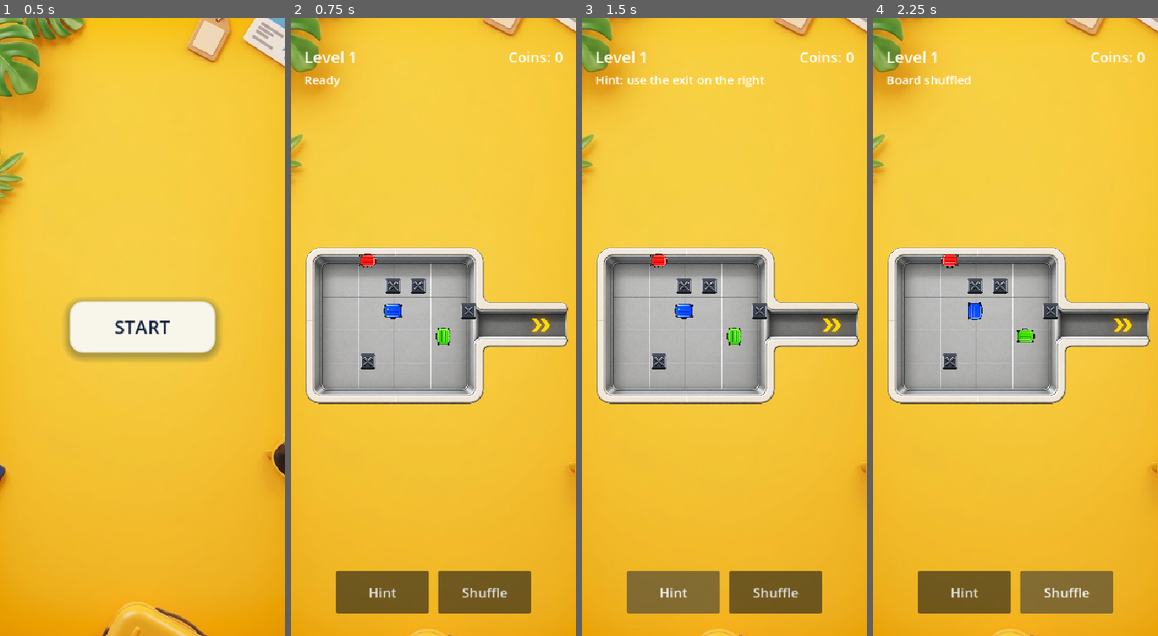
Above: before the commit, frames 1-4 (left to right).
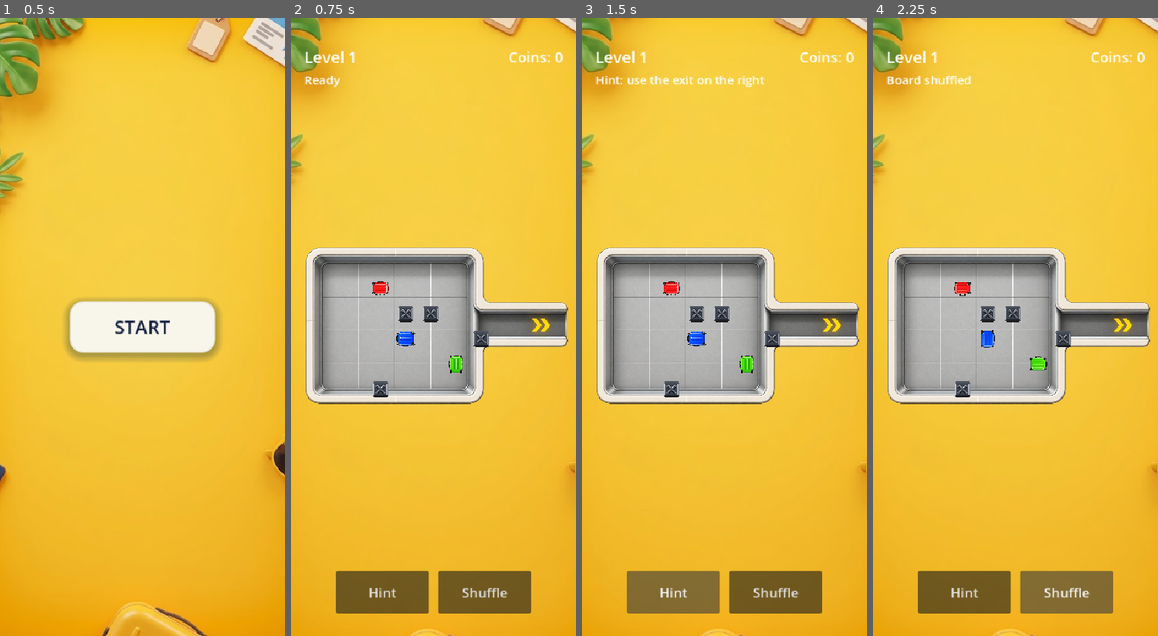
Above: after the commit, the same moments.

Repository: monetbee/luggage-jam
Game: Godot game, scene res://scenes/main_menu.tscn
The game is run twice, just before and just after one commit, with the same random seed, the same clock (stepped at 60 frames per second) and the same inputs.
Inputs:
- Up to frame 1 (0.5 s): no input
- Up to frame 2 (0.75 s): click "START" at 0.5 s
- Up to frame 3 (1.5 s): click "Hint" at 1.25 s
- Up to frame 4 (2.25 s): click "Shuffle" at 2 s

Frame 1 is identical in both runs. In frame 2, 1.7% of the frame differs, in the area x 23-70%, y 38-62%; in frame 3, 1.7%; in frame 4, 1.7%.

Commit message:
Align board origin with tray interior

Diff:
--- a/scenes/game.tscn
+++ b/scenes/game.tscn
@@ -16,7 +16,7 @@
 texture = ExtResource("3_tray")
 
 [node name="Board" type="Node2D" parent="." unique_id=344869854]
-position = Vector2(59, 309)
+position = Vector2(78, 351)
 
 [node name="HUD" type="CanvasLayer" parent="." unique_id=1546038057]
 
